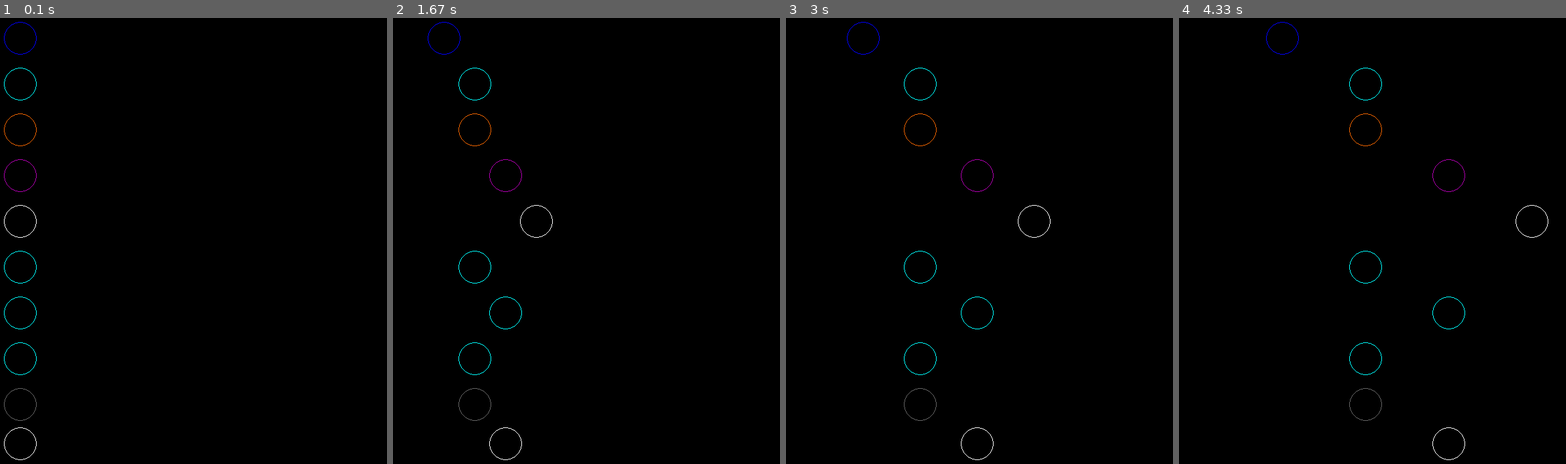
Above: before the commit, frames 1-4 (left to right).
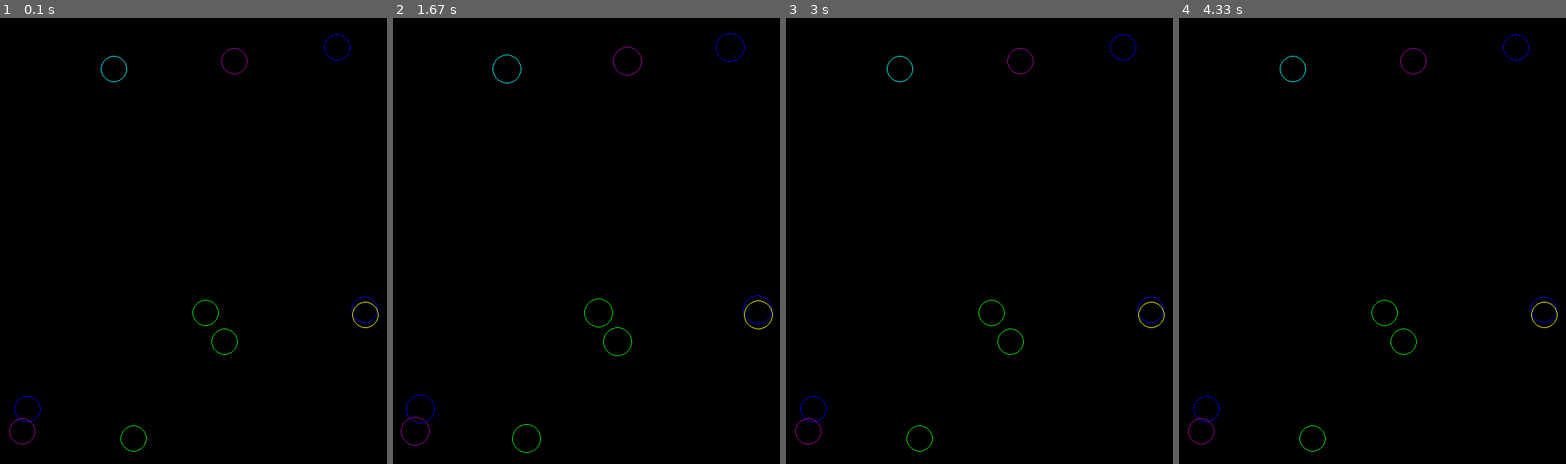
Above: after the commit, the same moments.

Repository: nayelipleskac/object_oriented_code
Game: pygame game, started from pygame_classes.py
The game is run twice, just before and just after one commit, with the same random seed, the same clock (stepped at 60 frames per second) and the same inputs.
Inputs (mouse positions are in pixels of both pictures, inside the frame that each line leads up to):
- Up to frame 1 (0.1 s): no input
- Up to frame 2 (1.67 s): hold Up 0.33-0.8 s; click (571, 263) at 0.88 s; hold Down 1.17-1.47 s; hold Up from 1.5 s (still down)
- Up to frame 3 (3 s): release Up at 1.87 s; hold Down 1.9-2.27 s; hold Up 2.3-2.6 s; hold Down 2.63-2.93 s; hold Up from 2.97 s (still down)
- Up to frame 4 (4.33 s): release Up at 3.33 s; hold Down 3.37-3.73 s; hold Up 3.77-4.07 s; hold Down from 4.1 s (still down)

The runs differ from the first frame. In frame 1, 0.6% of the frame differs, in the area x 1-98%, y 0-100%; in frame 2, 0.6%, in the area x 2-99%, y 0-100%; in frame 3, 0.6%; in frame 4, 0.6%.

Commit message:
class vars

Diff:
--- a/pygame_classes.py
+++ b/pygame_classes.py
@@ -1,4 +1,4 @@
-from pygame.constants import KEYDOWN, K_SPACE, QUIT
+from pygame.constants import KEYDOWN, K_DOWN, K_LEFT, K_RIGHT, K_SPACE, K_UP, MOUSEBUTTONDOWN, QUIT
 
 import pygame, random
 
@@ -152,102 +152,266 @@
 #                     #     each.flag = False
 
 
-def showtext(msg,x,y,color):
-    font = pygame.font.SysFont("freesans", 32)
-    msgobj = font.render(msg,False,white)
-    screen.blit(msgobj,(x,y))
-
-placement_finisher_list = []
-
-class Circle:
-
-    def __init__(self, y):
-        self.x = 40
-        self.y = y
-        self.xMotion = random.randint(1,4)
-        self.color = random.choice(colors)
-        self.lap_count = 0
-        self.finishers = 0
-        # self.finisherList = []
-        self.placement_count = 0
-    def draw_shapes(self):
-        # for each in circles:
-        #         placement_finisher_list.append(self.placement_count)
-        #         for eachC in placement_finisher_list:
-        #             max(placement_finisher_list) +1
-        if self.lap_count == 2:
-            #the lap count and the placement count are the same so when self.lapcount == 2 then all the circs are turning blue bc that waht the placement count is
-            self.finishers += 1
-
-            if self.finishers == 1:
-            # if self.placement_count == 1:
-                self.color = red
-                self.x = 40
-            if self.finishers == 2:
-            # if self.placement_count == 2:
-                self.color = blue
-                self.x = 40
-            if self.finishers == 3:
-            # if self.placement_count == 3:
-                self.color = green
-                self.x = 40
-            if self.finishers >= 4:
-            # if self.placement_count >= 4:
-                self.x = 40
-                self.color = purple
-
-        pygame.draw.circle(screen, self.color, (self.x, self.y), 25, 1)
-
-
-    def move_shapes(self):
-        self.x += self.xMotion
-        if self.x+25 >= 600:
-            self.xMotion = -random.randint(1,4)
-        if self.x-25 <= 0:
-            self.xMotion = random.randint(1,4)
-
-        if self.finishers >= 1:
-            showtext('WE HAVE A WINNER!!', 160, 40, white)
-
-circle1 = Circle(40)
-circle2 = Circle(110)
-circle3 = Circle(180)
-circle4 = Circle(250)
-circle5 = Circle(320)
-circle6 = Circle(390)
-circle7 = Circle(460)
-circle8 = Circle(530)
-circle9 = Circle(600)
-circle10 = Circle(660)
-
-circles = [circle1, circle2, circle3, circle4, circle5, circle6, circle7, circle8, circle9, circle10]
-# some = [circle1, circle2, circle3]
-
-
-while True:
-    clock.tick(30)
-    pygame.display.update()
-    screen.fill(black)
-
-    for c in circles:
-        c.draw_shapes()
-        c.move_shapes()
-
-    for event in pygame.event.get():
-        if event.type == QUIT:
-                pygame.quit()
-                exit()
-    for c in circles:
-        if c.x-25 == 0:
-            c.lap_count+=1
-            # c.placement_count+=1
-            print(c.finishers)
-            # print(c.placement_count)
-            if c.placement_count != 0:
-                #lock in?
-                c.placement_count = c.placement_count
+# def showtext(msg,x,y,color):
+#     font = pygame.font.SysFont("freesans", 32)
+#     msgobj = font.render(msg,False,white)
+#     screen.blit(msgobj,(x,y))
+
+# placement_finisher_list = []
+
+
+
+# class Circle:
+#     global finishers
+#     finishers = 0
+#     def __init__(self, y):
+#         self.x = 40
+#         self.y = y
+#         self.xMotion = random.randint(1,4)
+#         self.color = random.choice(colors)
+#         self.lap_count = 0
+
+#     def draw_shapes(self):
+#         # for each in circles:
+#         #         placement_finisher_list.append(self.placement_count)
+#         #         for eachC in placement_finisher_list:
+#         #             max(placement_finisher_list) +1
+
+#         pygame.draw.circle(screen, self.color, (self.x, self.y), 25, 1)
+
+#     def checkCircles(self, finishers):
+
+#         if self.lap_count >= 2:
+#             finishers += 1
+#             print('self.lap_count is >= to 2')
+
+#             if finishers == 1:
+
+#                 self.color = red
+#                 self.x = 40
+#             if finishers == 2:
+
+#                 self.color = blue
+#                 self.x = 40
+#             if finishers == 3:
+
+#                 self.color = green
+#                 self.x = 40
+#             if finishers >= 4:
+
+#                 self.x = 40
+#                 self.color = purple
+
+#     def move_shapes(self):
+#         self.x += self.xMotion
+#         if self.x+25 >= 600:
+#             self.xMotion = -random.randint(1,4)
+#         if self.x-25 <= 0:
+#             self.xMotion = random.randint(1,4)
+
+#         if finishers >= 1:
+#             showtext('WE HAVE A WINNER!!', 160, 40, white)
+
+# circle1 = Circle(40)
+# circle2 = Circle(110)
+# circle3 = Circle(180)
+# circle4 = Circle(250)
+# circle5 = Circle(320)
+# circle6 = Circle(390)
+# circle7 = Circle(460)
+# circle8 = Circle(530)
+# circle9 = Circle(600)
+# circle10 = Circle(660)
+
+# circles = [circle1, circle2, circle3, circle4, circle5, circle6, circle7, circle8, circle9, circle10]
+
+
+# while True:
+#     clock.tick(30)
+#     pygame.display.update()
+#     screen.fill(black)
+
+#     for c in circles:
+#         c.draw_shapes()
+#         c.move_shapes()
+#         c.checkCircles(finishers)
+
+
+#     for event in pygame.event.get():
+#         if event.type == QUIT:
+#                 pygame.quit()
+#                 exit()
+
+#     for c in circles:
+#         if c.x-25 == 0:
+#             c.lap_count+=1
+
+            # if c.lap_count >= 2:
+            #     finishers += 1
+            # if c.lap_count == 0:
+            #     print(finishers)
+            #     print('lap_count = 0')
+            #     print(finishers)
+            # if c.lap_count == 1:
+            #     print('lap_count = 0')
+            #     print(finishers)
+            # if c.lap_count == 2:
+            #     print(finishers)
+
+
 
         # elif event.type == KEYDOWN:
         #         if event.key == K_SPACE:
         #             for each in all:
         #                 each.move_shapes()
+
+#test
+# class Circle:
+#     radius = 15
+#     def __init__(self):
+#         pass
+#     def draw(self):
+#         pygame.draw.circle(screen, blue, (self.x, self.y), 25, 1)
+
+# ob1 = Circle()
+# ob2 = Circle()
+# #changes the radius for all objects
+# Circle.radius = 20
+# #changes the radius for one object
+# ob1.radius = 17
+# print(ob1.radius)
+# print(Circle.radius)
+# print(ob2.radius)
+
+
+class Circle:
+    radius = 20
+    def __init__(self):
+        self.x = random.randint(10,590)
+        self.y = random.randint(10, 690)
+        self.color = random.choice(colors)
+    def draw(self):
+        pygame.draw.circle(screen, self.color, (self.x, self.y), self.radius, 1)
+
+circle1 = Circle()
+circle2 = Circle()
+circle3 = Circle()
+circle4 = Circle()
+circle5 = Circle()
+circle6 = Circle()
+circle7 = Circle()
+circle8 = Circle()
+circle9 = Circle()
+circle10 = Circle()
+
+circles = [circle1, circle2, circle3, circle4, circle5, circle6, circle7, circle8, circle9, circle10]
+
+
+while True:
+    screen.fill(black)
+    for c in circles:
+        c.draw()
+    clock.tick(50)
+    pygame.display.update()
+    for event in pygame.event.get():
+        if event.type == QUIT:
+            pygame.quit()
+            exit()
+        elif event.type == KEYDOWN:
+            if event.key == K_UP:
+                Circle.radius = Circle.radius + 2
+            if event.key == K_DOWN:
+                Circle.radius = Circle.radius - 2
+        elif event.type == pygame.MOUSEBUTTONDOWN:
+            print(event.button)
+            if event.button == K_RIGHT:
+                Circle.radius = Circle.radius + 2
+                pass
+            if event.button == K_LEFT:
+                Circle.radius = Circle.radius -2
+                pass
+
+
+
+#Circle Race Game
+# import pygame, random
+# pygame.init()
+# screen = pygame.display.set_mode((1000, 600))
+# clock = pygame.time.Clock()
+# class Circle():
+#     def __init__(self, color, x, y, radius, speed, lap):
+#         self.color = color
+#         self.x = x
+#         self.y = y
+#         self.radius = radius
+#         self.speed = speed
+#         self.lap = lap
+#     def draw(self):
+#         pygame.draw.circle(screen, self.color, (self.x, self.y), self.radius)
+# # colors
+# black = (0, 0, 0)
+# red = (255, 0, 0)
+# green = (0, 255, 0)
+# blue = (0, 0, 255)
+# white = (255, 255, 255)
+# yellow = (200, 200, 0)
+# # circles
+# circle = []
+# x = 50
+# radius = 25
+# lap = 0
+# for y in range(50, 550, 50):
+#     speed = random.randint(1, 5)
+#     c = Circle(white, x, y, radius, speed, lap)
+#     circle.append(c)
+# # positions
+# first = 1
+# second = 0
+# third = 0
+# while True:
+#     # fill
+#     screen.fill(black)
+#     # close event
+#     for event in pygame.event.get():
+#         if event.type == pygame.QUIT:
+#             pygame.quit()
+#             exit()
+#     # draw circle
+#     for c in circle:
+#         c.draw()
+#         c.x = c.x + c.speed
+#         # bounce
+#         if c.x > 950 or c.x < 25:
+#             c.speed = -c.speed
+#         # lap count
+#         if c.x <= 25:
+#             c.lap = c.lap + 1
+#             print('circle', circle.index(c), 'lap', c.lap)
+#         # color change
+#         if c.lap >= 5 and first == 1:
+#             first = 0
+#             second = 1
+#             c.color = red
+#             c.x = 26
+#             c.speed = 0
+#             c.lap=-1
+#         elif c.lap >= 5 and second == 1:
+#             first = 0
+#             second = 0
+#             third = 1
+#             c.color = green
+#             c.x = 26
+#             c.speed = 0
+#             c.lap=-1
+#         elif c.lap >= 5 and third == 1:
+#             first = 0
+#             second = 0
+#             third = 0
+#             c.color = blue
+#             c.x = 26
+#             c.speed = 0
+#             c.lap=-1
+#     # clock
+#     clock.tick(100)
+#     # update
+#     pygame.display.update()
